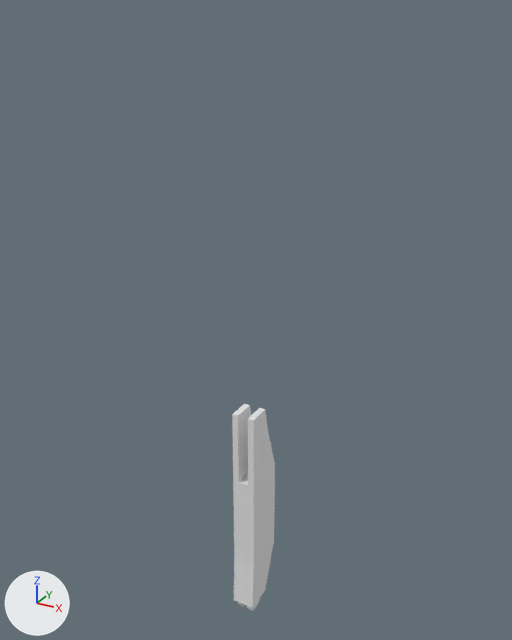
The COLLADA model dave_manipulator/predator_description/meshes/upperarm.dae, before and after one commit.
Before and after are seen from a camera (50 mm lens) standing at (1.1, -1.94, 2.21) and looking at (-0.03, 0.12, 1.19). The lights are fixed; the arrows at lower left show +X, +Y and +Z.

The scene before the commit, as lines of its bpy script (objects in view):
```python
me_root_base_bigarm_002 = bpy.data.meshes.new('root-base-bigarm.002')
me_root_base_bigarm_002.from_pydata(...)  # 176 vertices, 340 faces; spans x -0.044..0.044, y -0.054..0.131, z -0.054..0.874
me_root_base_bigarm_002.materials.append(mat_predator_001)  # white #e7e7e7
ob_root_base_bigarm = bpy.data.objects.new('root-base-bigarm', me_root_base_bigarm_002)
ob_root_base_bigarm.location = (0.0, 0.0, 0.0)
```
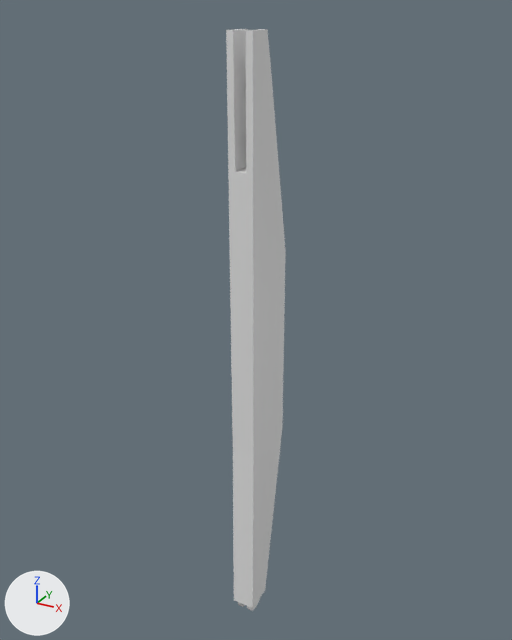
What differs and where, as boxes [x1, y1, x2, y2] in the pictures (512 x 640 px; the box of a moved part takes in the faces that stretch with it):
'root-base-bigarm', reshaped (39% wider, 180% taller)
    before: [232, 404, 275, 611]
    after: [226, 29, 286, 611]
part 1 of me_root_base_bigarm_002, moved or reshaped
    before: [232, 404, 275, 584]
    after: [226, 29, 286, 584]

Edits to the bpy script that builds the scene:
```text
Change me_root_base_bigarm_002:
    used by ob_root_base_bigarm; location = (0.0, 0.0, 0.0)
    remove me_root_base_bigarm_002.from_pydata(...)  # 176 vertices, 340 faces; spans x -0.044..0.044, y -0.054..0.131, z -0.054..0.874
    add me_root_base_bigarm_002.from_pydata(...)  # 176 vertices, 340 faces; spans x -0.044..0.044, y -0.054..0.19, z -0.054..2.158
    me_root_base_bigarm_002 part 1: 40 of 176 vertices moved; they spanned x -0.044..0.044, y -0.043..0.131, z 0.207..0.874 and now span x -0.044..0.044, y -0.043..0.19, z 0.721..2.158; mean shift (0.0, 0.012, 1.035); largest move (-0.044, -0.043, 0.775) -> (-0.044, -0.043, 2.062)
```
